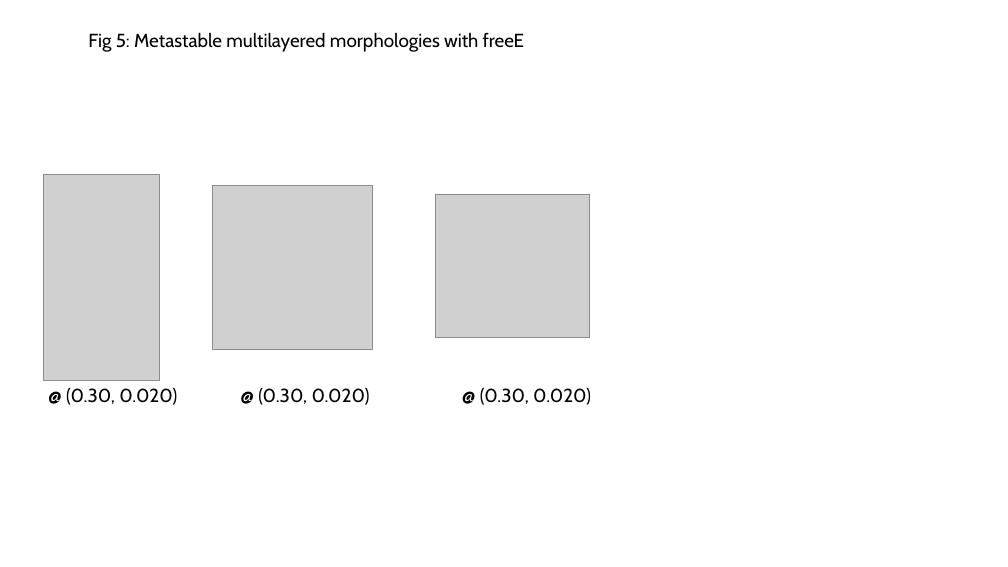
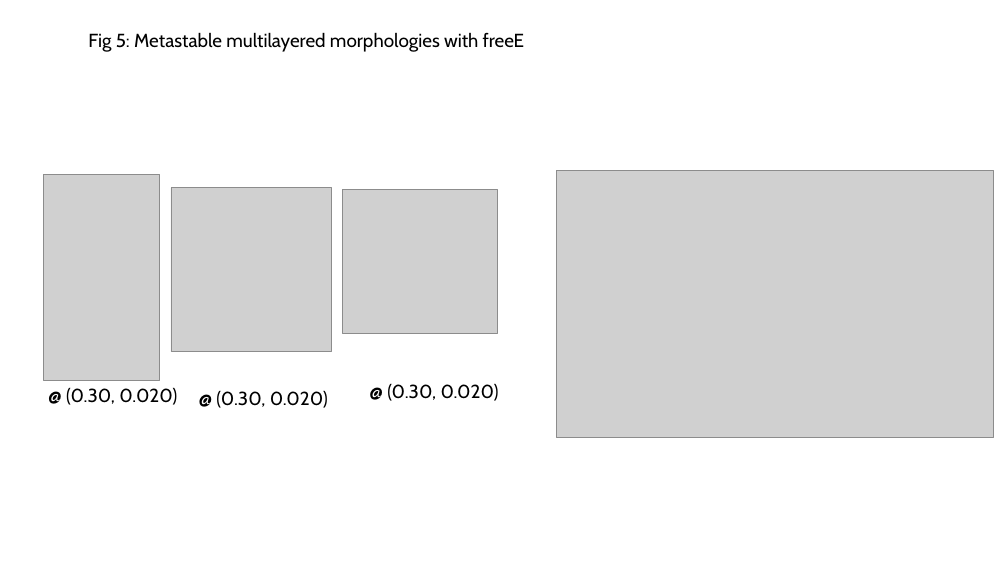
Before and after one commit to tyokokur/presentations, a slide deck: slide 5 of SYSG3_paper.pptx. Drawn at 1008x567 pixels with LibreOffice and Linux fonts; fonts in the diff are those of the drawing; grey boxes stand for pictures. Boxes give left, top, right and bottom in pixels: in the first picture for what was removed or moved away, otherwise in the second. Text is boxed around its words. In the diff, an @@ line names an element or a change of style, - is before the commit and + after.

```diff
--- a/SYSG3_paper.pptx
+++ b/SYSG3_paper.pptx
@@ picture added at (557,170,994,437) @@
@@ picture: place and size @@
-picture at (212,185,373,349)
+picture at (171,188,331,352)
@@ picture: place and size @@
-picture at (436,194,590,338)
+picture at (343,190,497,333)
@@ text "@ (0.30, 0.020)": place and size @@
-text "@ (0.30, 0.020)" at (258,387,370,405)
+text "@ (0.30, 0.020)" at (216,391,328,408)
@@ text "@ (0.30, 0.020)": place and size @@
-text "@ (0.30, 0.020)" at (480,387,591,405)
+text "@ (0.30, 0.020)" at (387,383,499,401)
```
Also in this commit, not shown: 4 other slides changed.
